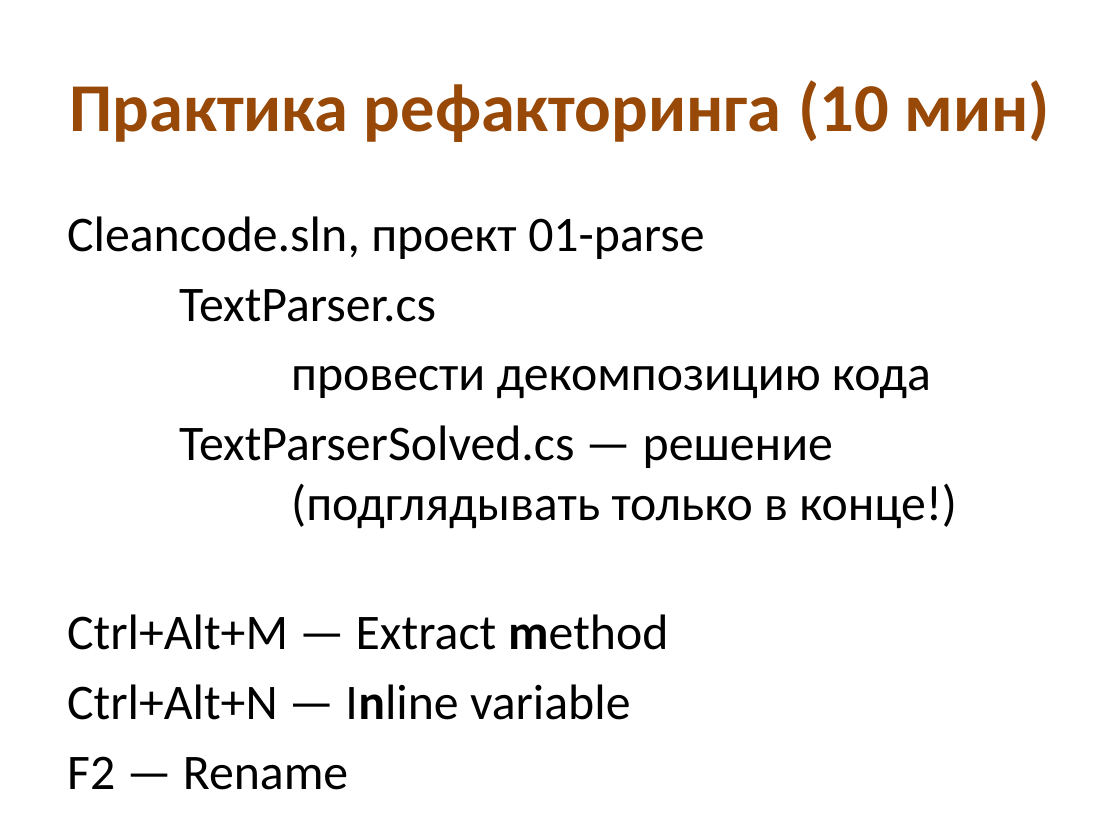
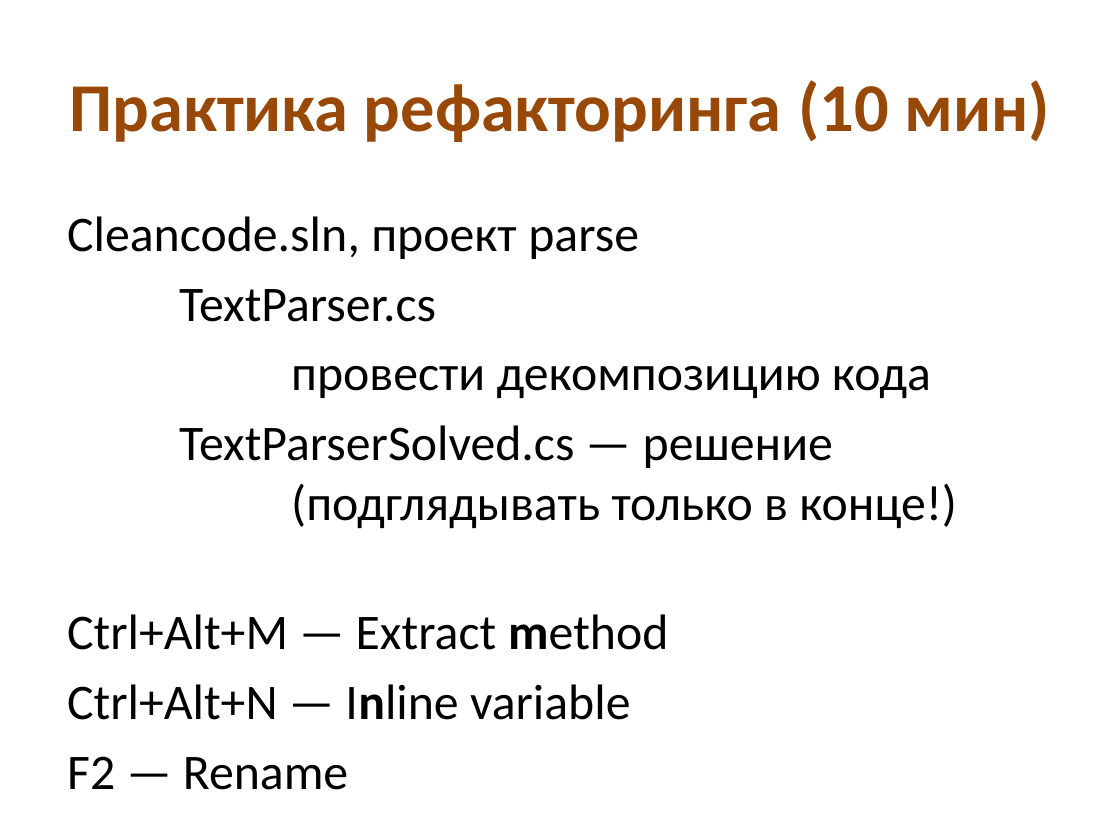
Before and after one commit to kontur-edu/intern-2014, a slide deck: slide 33 of 01-CleanCode/CleanCode.pptx. Drawn at 1120x840 pixels with LibreOffice and Linux fonts; fonts in the diff are those of the drawing. Boxes give left, top, right and bottom in pixels: in the first picture for what was removed or moved away, otherwise in the second. Text is boxed around its words. In the diff, an @@ line names an element or a change of style, - is before the commit and + after.

```diff
--- a/01-CleanCode/CleanCode.pptx
+++ b/01-CleanCode/CleanCode.pptx
@@ text at box(67, 216, 639, 259): text changed @@
-Cleancode.sln, проект 01-parse
+Cleancode.sln, проект parse
```
Also in this commit, not shown: 6 other slides changed, 3 other files.
